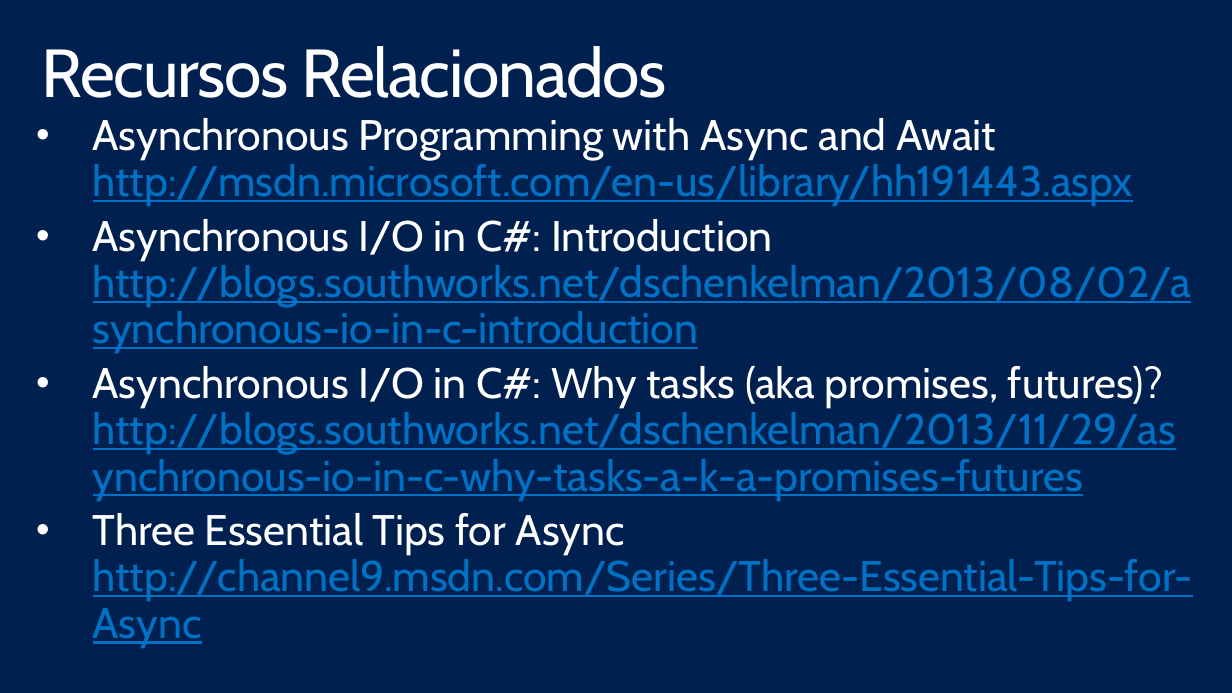
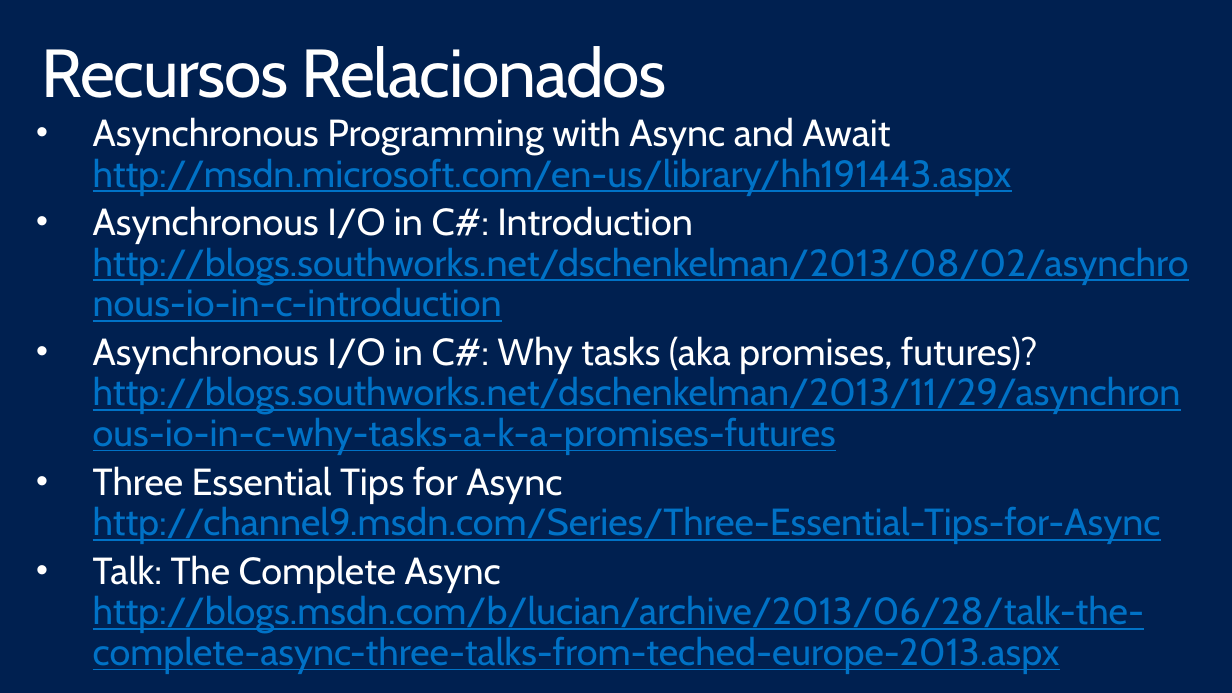
Before and after one commit to mconverti/Webcast-Facil-Async-para-Windows-Apps-Store-en-CSharp-y-VB, a slide deck: slide 21 of FacilAsyncWindowsAppsStoreCSharpVisualBasic.pptx. Drawn at 1232x693 pixels with LibreOffice and Linux fonts; fonts in the diff are those of the drawing. Boxes give left, top, right and bottom in pixels: in the first picture for what was removed or moved away, otherwise in the second. Text is boxed around its words. In the diff, an @@ line names an element or a change of style, - is before the commit and + after.

Commit message:
# deck updated

```diff
--- a/FacilAsyncWindowsAppsStoreCSharpVisualBasic.pptx
+++ b/FacilAsyncWindowsAppsStoreCSharpVisualBasic.pptx
@@ text at (93,117,1189,544): size 34 to 30 pt in "Asynchronous Programming with Async and Await http://msdn.mi ...", "Asynchronous I/O in C#: Introduction http://blogs.southworks ...", "Asynchronous I/O in C#: Why tasks (aka ...", "Three Essential Tips for Async http://channel9.msdn.com/Seri ..." @@
@@ text at (93,555,1144,674): paragraph added @@
+• Talk: The Complete Async http://blogs.msdn.com/b/lucian/archive/2013/06/28/talk-the-complete-async-three-talks-from-teched-europe-2013.aspx
```
Also in this commit, not shown: 3 other slides changed, 1 slide added, 1 slide removed.
